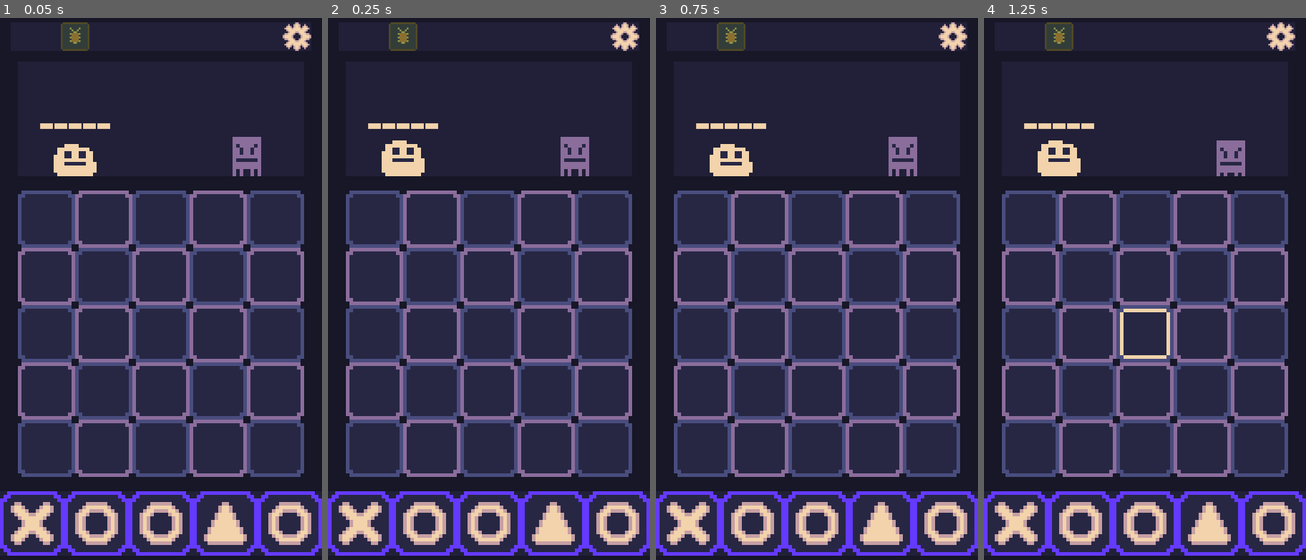
Above: before the commit, frames 1-4 (left to right).
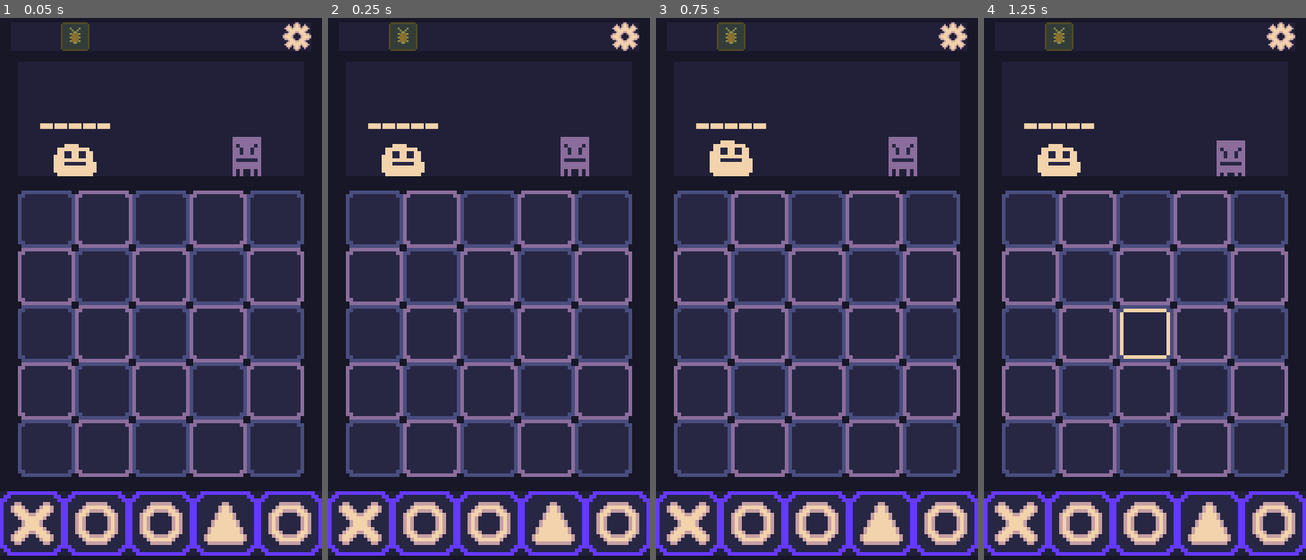
Above: after the commit, the same moments.

Repository: CasualShrub/TacTic
Game: Godot game, scene res://Scenes/Game Scenes/GameScene.tscn
Two runs of this game, one before a commit and one after it. Both use one fixed random seed, a clock stepped at 60 frames per second and the inputs below.
Inputs (mouse positions are in pixels of both pictures, inside the frame that each line leads up to):
- Up to frame 1 (0.05 s): no input
- Up to frame 2 (0.25 s): no input
- Up to frame 3 (0.75 s): drag from (817, 23) to (817, 332) at 0.52 s
- Up to frame 4 (1.25 s): no input

Frame 1 is identical in both runs. In frame 2, 0.2% of the frame differs, in the area x 16-30%, y 22-28%; in frame 3, 0.2%; in frame 4, 0.2%.

Commit message:
Added player hurt animation when taking damage

Diff:
--- a/TacTic/Scenes/Panels/PlayerPanel.tscn
+++ b/TacTic/Scenes/Panels/PlayerPanel.tscn
@@ -1,6 +1,6 @@
 [gd_scene load_steps=4 format=3 uid="uid://curkyydbq40r4"]
 
-[ext_resource type="SpriteFrames" uid="uid://2tmlq3kgs7s3" path="res://SpriteFrames/PlayerCharacter.tres" id="1_l3krh"]
+[ext_resource type="PackedScene" uid="uid://o5aa5fm4d2jj" path="res://Scenes/Player.tscn" id="1_mv2hr"]
 [ext_resource type="SpriteFrames" uid="uid://bwwbp3g4jso8" path="res://SpriteFrames/NoChaser.tres" id="2_lhf2x"]
 [ext_resource type="PackedScene" uid="uid://dlcgsoau2fm0h" path="res://Scenes/HealthBar.tscn" id="3_mwtcu"]
 
@@ -15,14 +15,8 @@
 color = Color(0.603922, 0.560784, 1, 0.0784314)
 metadata/_edit_lock_ = true
 
-[node name="PlayerCharacter" type="Node2D" parent="."]
+[node name="Player" parent="." instance=ExtResource("1_mv2hr")]
 position = Vector2(-24, 8)
-
-[node name="AnimatedSprite2D" type="AnimatedSprite2D" parent="PlayerCharacter"]
-sprite_frames = ExtResource("1_l3krh")
-animation = &"idle"
-autoplay = "idle"
-frame_progress = 0.871318
 
 [node name="EnemyCharacter" type="Node2D" parent="."]
 position = Vector2(24, 8)
--- /dev/null
+++ b/TacTic/Scenes/Player.tscn
@@ -0,0 +1,71 @@
+[gd_scene load_steps=7 format=3 uid="uid://o5aa5fm4d2jj"]
+
+[ext_resource type="Texture2D" uid="uid://cojr0uk604osw" path="res://Art/BenjaminEverson.png" id="2_0axyc"]
+[ext_resource type="Script" path="res://Scripts/player.gd" id="2_eab7n"]
+
+[sub_resource type="Animation" id="Animation_1d0xu"]
+resource_name = "idle"
+loop_mode = 1
+tracks/0/type = "value"
+tracks/0/imported = false
+tracks/0/enabled = true
+tracks/0/path = NodePath("PlayerSprite:frame")
+tracks/0/interp = 1
+tracks/0/loop_wrap = true
+tracks/0/keys = {
+"times": PackedFloat32Array(0, 0.5),
+"transitions": PackedFloat32Array(1, 1),
+"update": 1,
+"values": [0, 1]
+}
+
+[sub_resource type="Animation" id="Animation_45rh0"]
+loop_mode = 1
+tracks/0/type = "value"
+tracks/0/imported = false
+tracks/0/enabled = true
+tracks/0/path = NodePath("PlayerSprite:frame")
+tracks/0/interp = 1
+tracks/0/loop_wrap = true
+tracks/0/keys = {
+"times": PackedFloat32Array(0, 0.5),
+"transitions": PackedFloat32Array(1, 1),
+"update": 1,
+"values": [0, 1]
+}
+
+[sub_resource type="Animation" id="Animation_o8gi0"]
+resource_name = "hurt"
+length = 0.5
+tracks/0/type = "value"
+tracks/0/imported = false
+tracks/0/enabled = true
+tracks/0/path = NodePath("PlayerSprite:frame")
+tracks/0/interp = 1
+tracks/0/loop_wrap = true
+tracks/0/keys = {
+"times": PackedFloat32Array(0),
+"transitions": PackedFloat32Array(1),
+"update": 1,
+"values": [4]
+}
+
+[sub_resource type="AnimationLibrary" id="AnimationLibrary_i74ta"]
+_data = {
+"RESET": SubResource("Animation_45rh0"),
+"hurt": SubResource("Animation_o8gi0"),
+"idle": SubResource("Animation_1d0xu")
+}
+
+[node name="PlayerCharacter" type="Node2D"]
+script = ExtResource("2_eab7n")
+
+[node name="AnimationPlayer" type="AnimationPlayer" parent="."]
+libraries = {
+"": SubResource("AnimationLibrary_i74ta")
+}
+
+[node name="PlayerSprite" type="Sprite2D" parent="."]
+texture = ExtResource("2_0axyc")
+hframes = 4
+vframes = 4
--- a/TacTic/Scripts/Debug/lose_hp_player_button.gd
+++ b/TacTic/Scripts/Debug/lose_hp_player_button.gd
@@ -2,3 +2,4 @@
 
 func _on_pressed():
 	PlayerManager.lose_hp(1)
+	EventManager.emit_player_damaged()
--- a/TacTic/Scripts/_Managers/_event_manager.gd
+++ b/TacTic/Scripts/_Managers/_event_manager.gd
@@ -8,6 +8,9 @@
 signal card_removed_from_hand(position: int)
 #emitted when a card is drawn
 signal card_draw(count: int)
+
+#emitted when the player gets damaged
+signal player_damaged
 
 func is_logging_enabled():
 	return false
@@ -32,6 +35,11 @@
 	if is_logging_enabled():
 		print("Card/s drawn!: &d" % count)
 
+func emit_player_damaged():
+	emit_signal("player_damaged")
+	if is_logging_enabled():
+		print("Player Damaged!")
+
 func _input(event):
 	if (event.is_action_pressed("draw")):
 		emit_card_draw(1)
--- /dev/null
+++ b/TacTic/Scripts/player.gd
@@ -0,0 +1,11 @@
+extends Node2D
+
+@onready var Animator = $AnimationPlayer
+
+func _ready():
+	Animator.play("idle")
+	EventManager.player_damaged.connect(on_player_damaged)
+
+func on_player_damaged():
+	Animator.play("hurt")
+	Animator.queue("idle")
--- a/TacTic/SpriteFrames/PlayerCharacter.tres
+++ b/TacTic/SpriteFrames/PlayerCharacter.tres
@@ -1,6 +1,10 @@
-[gd_resource type="SpriteFrames" load_steps=4 format=3 uid="uid://2tmlq3kgs7s3"]
+[gd_resource type="SpriteFrames" load_steps=5 format=3 uid="uid://2tmlq3kgs7s3"]
 
 [ext_resource type="Texture2D" uid="uid://cojr0uk604osw" path="res://Art/BenjaminEverson.png" id="1_i2a2u"]
+
+[sub_resource type="AtlasTexture" id="AtlasTexture_ppaip"]
+atlas = ExtResource("1_i2a2u")
+region = Rect2(0, 16, 16, 16)
 
 [sub_resource type="AtlasTexture" id="AtlasTexture_fv47f"]
 atlas = ExtResource("1_i2a2u")
@@ -14,6 +18,14 @@
 animations = [{
 "frames": [{
 "duration": 1.0,
+"texture": SubResource("AtlasTexture_ppaip")
+}],
+"loop": true,
+"name": &"hurt",
+"speed": 5.0
+}, {
+"frames": [{
+"duration": 1.0,
 "texture": SubResource("AtlasTexture_fv47f")
 }, {
 "duration": 1.0,
